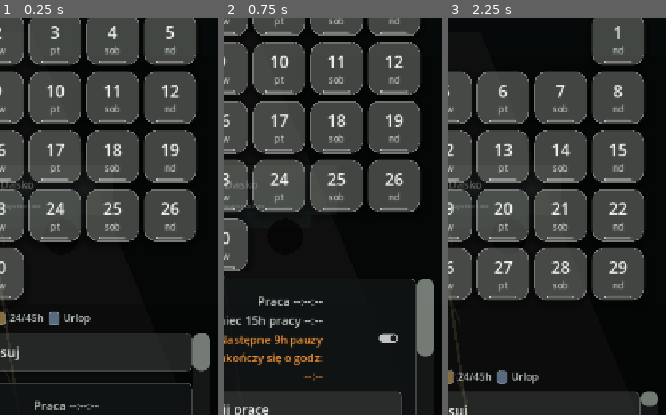
Above: before the commit, frames 1-3 (left to right).
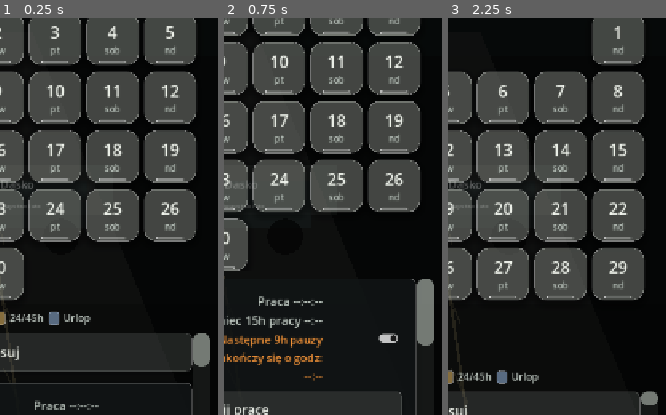
Above: after the commit, the same moments.

Repository: ElKlient/IDOL-Genesis
Game: Godot game, scene res://scenes/main.tscn
The game is run twice, just before and just after one commit, with the same random seed, the same clock (stepped at 60 frames per second) and the same inputs.
Inputs:
- Up to frame 1 (0.25 s): no input
- Up to frame 2 (0.75 s): click "Zapisz i zamknij" at 0.5 s
- Up to frame 3 (2.25 s): click "Cofnij" at 1.25 s; click "<" at 2 s
The pictures show only the part of the screen within x 49-99%, y 46-96%; the shares and areas given below are measured in that part.

The runs differ from the first frame. In frame 1, 0.1% of the frame differs, in the area x 88-97%, y 86-90%; in frame 2, 0.2%, in the area x 88-97%, y 81-86%; in frame 3, less than 0.1%.

Commit message:
Track worked hours by day

Diff:
--- a/scripts/main.gd
+++ b/scripts/main.gd
@@ -135,6 +135,8 @@
 var rest_after_work_label: Label
 var pause_option: OptionButton
 var pause_result_label: Label
+var work_hours_toggle_button: Button
+var monthly_work_total_label: Label
 var day_action_dialog: AcceptDialog
 var work_finish_dialog: ConfirmationDialog
 var pause_clear_dialog: ConfirmationDialog
@@ -144,6 +146,7 @@
 var custom_pattern: Array[int] = []
 var manual_overrides: Dictionary = {}
 var notes: Dictionary = {}
+var worked_seconds_by_day: Dictionary = {}
 var selected_day_key: String = ""
 var selected_day_index: int = 0
 var selected_day_year: int = 0
@@ -164,6 +167,7 @@
 var calendar_only_mode := false
 var cycle_pending_apply := false
 var day_tools_visible := true
+var show_worked_hours := true
 var quick_navigation_body_visible := true
 var reset_undo_available := false
 var reset_undo_snapshot: Dictionary = {}
@@ -1101,17 +1105,28 @@
 	_prepare_control(pause_button, 22, 66)
 	pause_row.add_child(pause_button)
 
+	pause_result_label = _make_label("", 19, Color(0.62, 0.92, 0.64))
+	pause_result_label.autowrap_mode = TextServer.AUTOWRAP_WORD_SMART
+	pause_result_label.horizontal_alignment = HORIZONTAL_ALIGNMENT_RIGHT
+	pause_result_label.visible = false
+	day_tools_body.add_child(pause_result_label)
+
 	var clear_pause_button := Button.new()
 	clear_pause_button.text = "Kasuj czas"
 	_connect_day_tool_tap(clear_pause_button, Callable(self, "_on_clear_pause_pressed"))
 	_prepare_control(clear_pause_button, 20, 56)
 	day_tools_body.add_child(clear_pause_button)
 
-	pause_result_label = _make_label("", 19, Color(0.62, 0.92, 0.64))
-	pause_result_label.autowrap_mode = TextServer.AUTOWRAP_WORD_SMART
-	pause_result_label.horizontal_alignment = HORIZONTAL_ALIGNMENT_RIGHT
-	pause_result_label.visible = false
-	day_tools_body.add_child(pause_result_label)
+	work_hours_toggle_button = Button.new()
+	_connect_day_tool_tap(work_hours_toggle_button, Callable(self, "_on_toggle_work_hours_pressed"))
+	_prepare_control(work_hours_toggle_button, 20, 56)
+	day_tools_body.add_child(work_hours_toggle_button)
+
+	monthly_work_total_label = _make_label("", 19, COLOR_TEXT)
+	monthly_work_total_label.autowrap_mode = TextServer.AUTOWRAP_WORD_SMART
+	monthly_work_total_label.horizontal_alignment = HORIZONTAL_ALIGNMENT_CENTER
+	day_tools_body.add_child(monthly_work_total_label)
+	_update_work_hours_panel()
 
 	work_status_label = _make_label("Tu później aplikacja policzy czas pracy.", 18, COLOR_TEXT_MUTED)
 	work_status_label.autowrap_mode = TextServer.AUTOWRAP_WORD_SMART
@@ -1210,7 +1225,7 @@
 func _build_work_finish_dialog() -> void:
 	work_finish_dialog = ConfirmationDialog.new()
 	work_finish_dialog.title = "Zakończ pracę"
-	work_finish_dialog.dialog_text = "Czy na pewno chcesz zakończyć i zapisać?"
+	work_finish_dialog.dialog_text = "Czy na pewno chcesz zakończyć pracę i zapisać godziny?"
 	work_finish_dialog.confirmed.connect(_confirm_end_work)
 	work_finish_dialog.add_theme_stylebox_override("panel", _dialog_style())
 	add_child(work_finish_dialog)
@@ -1505,6 +1520,7 @@
 	config.set_value("ui", "calendar_only_mode", calendar_only_mode)
 	config.set_value("ui", "cycle_pending_apply", cycle_pending_apply)
 	config.set_value("ui", "day_tools_visible", day_tools_visible)
+	config.set_value("ui", "show_worked_hours", show_worked_hours)
 	config.set_value("ui", "quick_navigation_body_visible", quick_navigation_body_visible)
 	config.set_value("undo", "available", undo_available)
 	config.set_value("undo", "snapshot", undo_snapshot.duplicate(true))
@@ -1527,6 +1543,7 @@
 	config.set_value("calendar", "custom_pattern", custom_pattern.duplicate())
 	config.set_value("calendar", "manual_overrides", manual_overrides.duplicate(true))
 	config.set_value("calendar", "notes", notes.duplicate(true))
+	config.set_value("calendar", "worked_seconds_by_day", worked_seconds_by_day.duplicate(true))
 	config.set_value("work", "start_unix", work_start_unix)
 	config.set_value("work", "end_unix", work_end_unix)
 	config.set_value("work", "pause_start_unix", pause_start_unix)
@@ -1550,6 +1567,7 @@
 		main_view_saved = true
 	cycle_pending_apply = bool(config.get_value("ui", "cycle_pending_apply", false))
 	day_tools_visible = bool(config.get_value("ui", "day_tools_visible", true))
+	show_worked_hours = bool(config.get_value("ui", "show_worked_hours", true))
 	quick_navigation_body_visible = bool(config.get_value("ui", "quick_navigation_body_visible", true))
 	_apply_quick_navigation_body_visibility()
 	undo_available = bool(config.get_value("undo", "available", false))
@@ -1587,6 +1605,7 @@
 	_load_custom_pattern(config.get_value("calendar", "custom_pattern", []))
 	_load_dictionary_as_ints(manual_overrides, config.get_value("calendar", "manual_overrides", {}))
 	_load_dictionary_as_strings(notes, config.get_value("calendar", "notes", {}))
+	_load_dictionary_as_ints(worked_seconds_by_day, config.get_value("calendar", "worked_seconds_by_day", {}))
 
 	work_start_unix = int(config.get_value("work", "start_unix", 0))
 	work_end_unix = int(config.get_value("work", "end_unix", 0))
@@ -1594,6 +1613,7 @@
 	last_work_duration_seconds = int(config.get_value("work", "last_duration_seconds", 0))
 	last_work_end_unix = int(config.get_value("work", "last_end_unix", 0))
 	_restore_work_panel_text()
+	_update_work_hours_panel()
 	_apply_day_tools_visibility()
 
 
@@ -1895,6 +1915,7 @@
 		"calendar_only_mode": calendar_only_mode,
 		"cycle_pending_apply": cycle_pending_apply,
 		"day_tools_visible": day_tools_visible,
+		"show_worked_hours": show_worked_hours,
 		"quick_navigation_body_visible": quick_navigation_body_visible,
 		"settings_visible": settings_panel != null and settings_panel.visible,
 		"current_year": current_year,
@@ -1911,6 +1932,7 @@
 		"custom_pattern": custom_pattern.duplicate(),
 		"manual_overrides": manual_overrides.duplicate(true),
 		"notes": notes.duplicate(true),
+		"worked_seconds_by_day": worked_seconds_by_day.duplicate(true),
 		"work_start_unix": work_start_unix,
 		"work_end_unix": work_end_unix,
 		"pause_start_unix": pause_start_unix,
@@ -1927,6 +1949,7 @@
 		main_view_saved = true
 	cycle_pending_apply = bool(snapshot.get("cycle_pending_apply", false))
 	day_tools_visible = bool(snapshot.get("day_tools_visible", true))
+	show_worked_hours = bool(snapshot.get("show_worked_hours", true))
 	quick_navigation_body_visible = bool(snapshot.get("quick_navigation_body_visible", true))
 	_apply_quick_navigation_body_visibility()
 	current_year = int(snapshot.get("current_year", current_year))
@@ -1954,6 +1977,7 @@
 	_load_custom_pattern(snapshot.get("custom_pattern", []))
 	_load_dictionary_as_ints(manual_overrides, snapshot.get("manual_overrides", {}))
 	_load_dictionary_as_strings(notes, snapshot.get("notes", {}))
+	_load_dictionary_as_ints(worked_seconds_by_day, snapshot.get("worked_seconds_by_day", {}))
 
 	work_start_unix = int(snapshot.get("work_start_unix", 0))
 	work_end_unix = int(snapshot.get("work_end_unix", 0))
@@ -1961,6 +1985,7 @@
 	last_work_duration_seconds = int(snapshot.get("last_work_duration_seconds", 0))
 	last_work_end_unix = int(snapshot.get("last_work_end_unix", 0))
 	_restore_work_panel_text()
+	_update_work_hours_panel()
 	if not _apply_settings(false, false):
 		_rebuild_calendar()
 	_apply_main_view_mode(main_view_saved)
@@ -2150,6 +2175,7 @@
 	last_work_end_unix = 0
 	work_status_label.text = "Tu później aplikacja policzy czas pracy."
 	_update_work_timer()
+	_update_work_hours_panel()
 	pause_result_label.visible = false
 	pause_result_label.text = ""
 
@@ -2268,6 +2294,7 @@
 		if month > 12:
 			month = 1
 			year += 1
+	_update_work_hours_panel()
 	_lock_horizontal_scroll_deferred()
 	call_deferred("_sync_calendar_touch_shield")
 
@@ -2433,7 +2460,7 @@
 	button.add_theme_stylebox_override("hover", _tile_style(_state_color(state).lightened(0.08), is_today, is_vacation))
 	button.add_theme_stylebox_override("pressed", _tile_style(_state_color(state).darkened(0.09), is_today, is_vacation))
 	button.add_theme_stylebox_override("focus", _tile_style(_state_color(state), true, is_vacation))
-	_fill_day_tile(button, day, day_index, state, notes.has(key), is_today)
+	_fill_day_tile(button, key, day, day_index, state, notes.has(key), is_today)
 	if _range_months() == 1:
 		_connect_tap(button, Callable(self, "_open_day_actions").bind(year, month, day))
 	else:
@@ -2451,7 +2478,7 @@
 	return spacer
 
 
-func _fill_day_tile(button: Button, day: int, day_index: int, state: int, has_note: bool, is_today: bool) -> void:
+func _fill_day_tile(button: Button, key: String, day: int, day_index: int, state: int, has_note: bool, is_today: bool) -> void:
 	var margin := MarginContainer.new()
 	margin.mouse_filter = Control.MOUSE_FILTER_IGNORE
 	margin.set_anchors_preset(Control.PRESET_FULL_RECT)
@@ -2479,6 +2506,11 @@
 		box.add_child(_tile_label(state_name, _tile_badge_font_size(), COLOR_TEXT))
 	elif has_note:
 		box.add_child(_tile_label("not.", _tile_badge_font_size(), COLOR_TEXT_MUTED))
+
+	if show_worked_hours and worked_seconds_by_day.has(key):
+		var worked_text := _format_worked_hours_tile(int(worked_seconds_by_day[key]))
+		if not worked_text.is_empty():
+			box.add_child(_tile_label(worked_text, _tile_work_hours_font_size(), Color(0.62, 0.92, 0.64)))
 
 	var accent := Panel.new()
 	accent.mouse_filter = Control.MOUSE_FILTER_IGNORE
@@ -2833,6 +2865,38 @@
 	return result
 
 
+func _worked_seconds_for_month(year: int, month: int) -> int:
+	var total := 0
+	var days := ScheduleCalculator.days_in_month(year, month)
+	for day in range(1, days + 1):
+		var key := _date_key(year, month, day)
+		total += int(worked_seconds_by_day.get(key, 0))
+	return total
+
+
+func _update_work_hours_panel() -> void:
+	if work_hours_toggle_button != null:
+		work_hours_toggle_button.text = "Godziny: pokazuj" if show_worked_hours else "Godziny: ukryte"
+		_apply_work_hours_toggle_style()
+
+	if monthly_work_total_label != null:
+		var total_seconds := _worked_seconds_for_month(current_year, current_month)
+		monthly_work_total_label.text = "Suma miesiąca: %s" % _format_duration(total_seconds)
+
+
+func _apply_work_hours_toggle_style() -> void:
+	if work_hours_toggle_button == null:
+		return
+
+	var base := Color(0.25, 0.52, 0.34, 0.58) if show_worked_hours else Color(0.90, 0.94, 0.90, 0.13)
+	var hover := base.lightened(0.08) if show_worked_hours else Color(0.90, 0.94, 0.90, 0.18)
+	var pressed := base.darkened(0.08) if show_worked_hours else Color(0.90, 0.94, 0.90, 0.09)
+	work_hours_toggle_button.add_theme_stylebox_override("normal", _control_style(base))
+	work_hours_toggle_button.add_theme_stylebox_override("hover", _control_style(hover))
+	work_hours_toggle_button.add_theme_stylebox_override("pressed", _control_style(pressed))
+	work_hours_toggle_button.add_theme_stylebox_override("focus", _control_style(base, true))
+
+
 func _calendar_is_empty() -> bool:
 	if not manual_overrides.is_empty():
 		return false
@@ -2952,6 +3016,15 @@
 		12:
 			return 8
 	return 11
+
+
+func _tile_work_hours_font_size() -> int:
+	match _range_months():
+		3, 6:
+			return 8
+		12:
+			return 8
+	return 10
 
 
 func _selected_pause_hours() -> int:
@@ -3969,6 +4042,17 @@
 	return "%dh %02dmin" % [hours, minutes]
 
 
+func _format_worked_hours_tile(seconds: int) -> String:
+	var safe_seconds: int = maxi(0, seconds)
+	var hours := int(safe_seconds / 3600)
+	var minutes := int((safe_seconds % 3600) / 60)
+	if hours <= 0 and minutes <= 0:
+		return ""
+	if minutes == 0:
+		return "%dh" % hours
+	return "%dh%02d" % [hours, minutes]
+
+
 func _format_countdown(seconds: int) -> String:
 	var safe_seconds: int = maxi(0, seconds)
 	var hours := int(safe_seconds / 3600)
@@ -3991,6 +4075,11 @@
 func _format_unix_clock(unix_time: int) -> String:
 	var date := Time.get_datetime_dict_from_unix_time(unix_time + _system_utc_offset_seconds())
 	return "%02d:%02d" % [int(date["hour"]), int(date["minute"])]
+
+
+func _date_key_from_unix_time(unix_time: int) -> String:
+	var date := Time.get_datetime_dict_from_unix_time(unix_time + _system_utc_offset_seconds())
+	return _date_key(int(date["year"]), int(date["month"]), int(date["day"]))
 
 
 func _system_utc_offset_seconds() -> int:
@@ -4067,10 +4156,12 @@
 	var finished_unix := int(Time.get_unix_time_from_system())
 	last_work_duration_seconds = maxi(0, finished_unix - work_start_unix)
 	last_work_end_unix = finished_unix
+	_save_worked_seconds_for_day(work_start_unix, last_work_duration_seconds)
 	work_start_unix = 0
 	work_end_unix = 0
 	pause_start_unix = 0
 	_restore_work_panel_text()
+	_rebuild_calendar()
 	_save_settings_to_disk()
 
 
@@ -4101,6 +4192,22 @@
 	pause_start_unix = 0
 	_update_pause_result()
 	_save_settings_to_disk()
+
+
+func _on_toggle_work_hours_pressed() -> void:
+	_capture_undo_state()
+	show_worked_hours = not show_worked_hours
+	_update_work_hours_panel()
+	_rebuild_calendar()
+	_save_settings_to_disk()
+
+
+func _save_worked_seconds_for_day(start_unix: int, duration_seconds: int) -> void:
+	if start_unix <= 0 or duration_seconds <= 0:
+		return
+
+	var key := _date_key_from_unix_time(start_unix)
+	worked_seconds_by_day[key] = int(worked_seconds_by_day.get(key, 0)) + duration_seconds
 
 
 func _update_pause_result() -> void:
